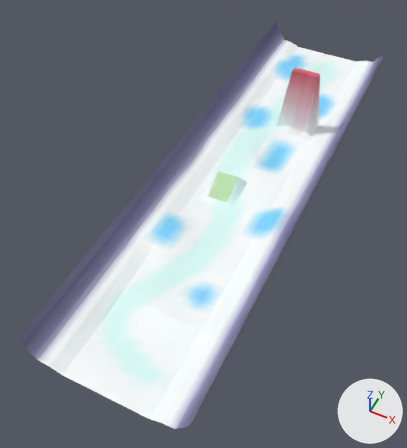
The glTF model raw_files/Level-Kit.glb, before and after one commit.
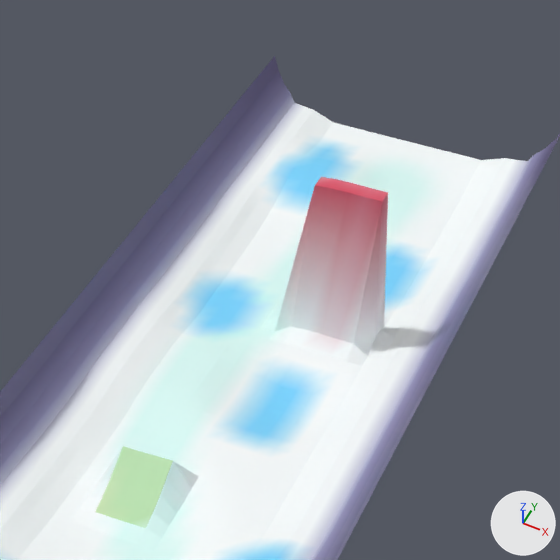
There are two pictures of each version: one whole from a 50 mm lens placed at (42.7, -38.0, 114.6), pointed at (-4.7, 56.7, -3.7), one close up on the part from 42% to 95% of the width and 0% to 48% of the height. Arrows for +X, +Y and +Z are at lower right; the lights stay in place. Vertices at the same position are counted once.

Objects in the first close-up: 'Kit_02'.
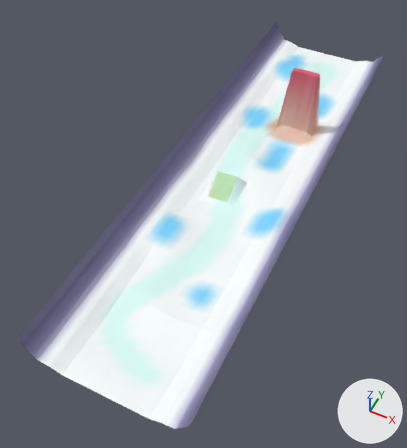
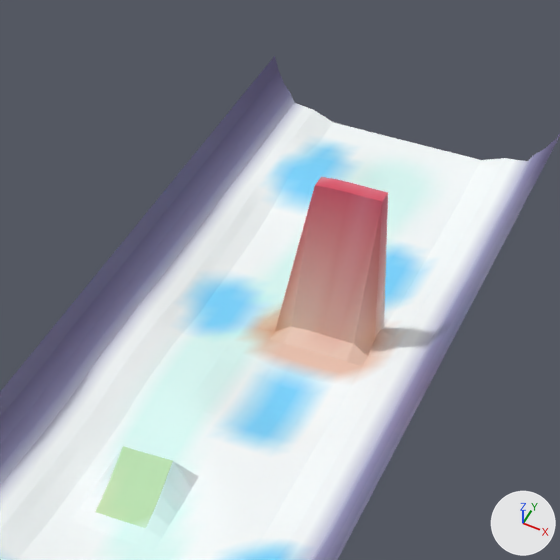
Where the change shows, as pixel boxes [x1, y1, x2, y2] in the close-ups (560 x 560 px):
part 1 of me_plane_001, recoloured: [224, 301, 410, 387] in both
part 2 of me_plane_001, recoloured (white to beige): [246, 309, 394, 382] in both
part 3 of me_plane_001, recoloured: [275, 186, 388, 344] in both

The change, as a list of edits to the scene's bpy script:
```text
Change me_plane_001:
    where me_plane_001.from_pydata(...)  # 2128 vertices, 4050 faces; spans x -21.0..21.0, y 0.0..150.0, z -2.0..20.0
    used by ob_kit_02; location = (0.0, 0.0, 0.0)
    me_plane_001 part 1: 70 faces centred in x -6.0..15.0, y 95.0..111.0, z -1.0..1.0 are repainted in the vertex colours; the middle colour goes from white #eaffff to white #e2eae1
    me_plane_001 part 2: 48 faces centred in x -4.0..12.0, y 97.0..109.0, z -1.0..1.0 are repainted in the vertex colours; the middle colour goes from white #faffff to beige #ecc5b1
    me_plane_001 part 3: 26 faces centred in x 0.0..10.0, y 103.0..107.0, z 7.0..14.0 are repainted in the vertex colours; the middle colour goes from white #f9ffff to beige #eac5b0
```
